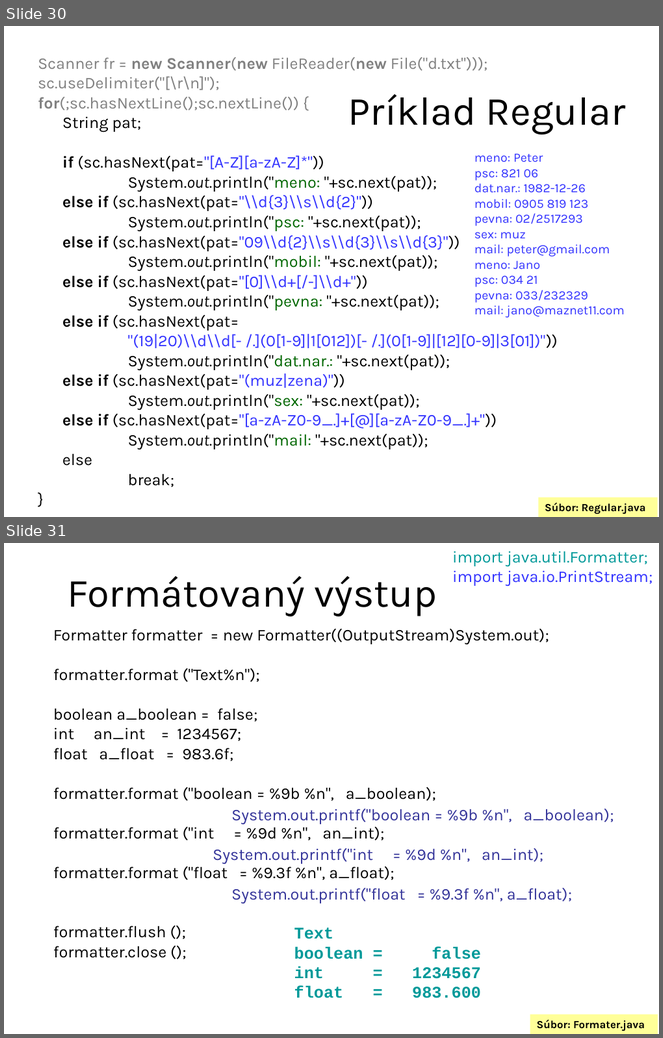
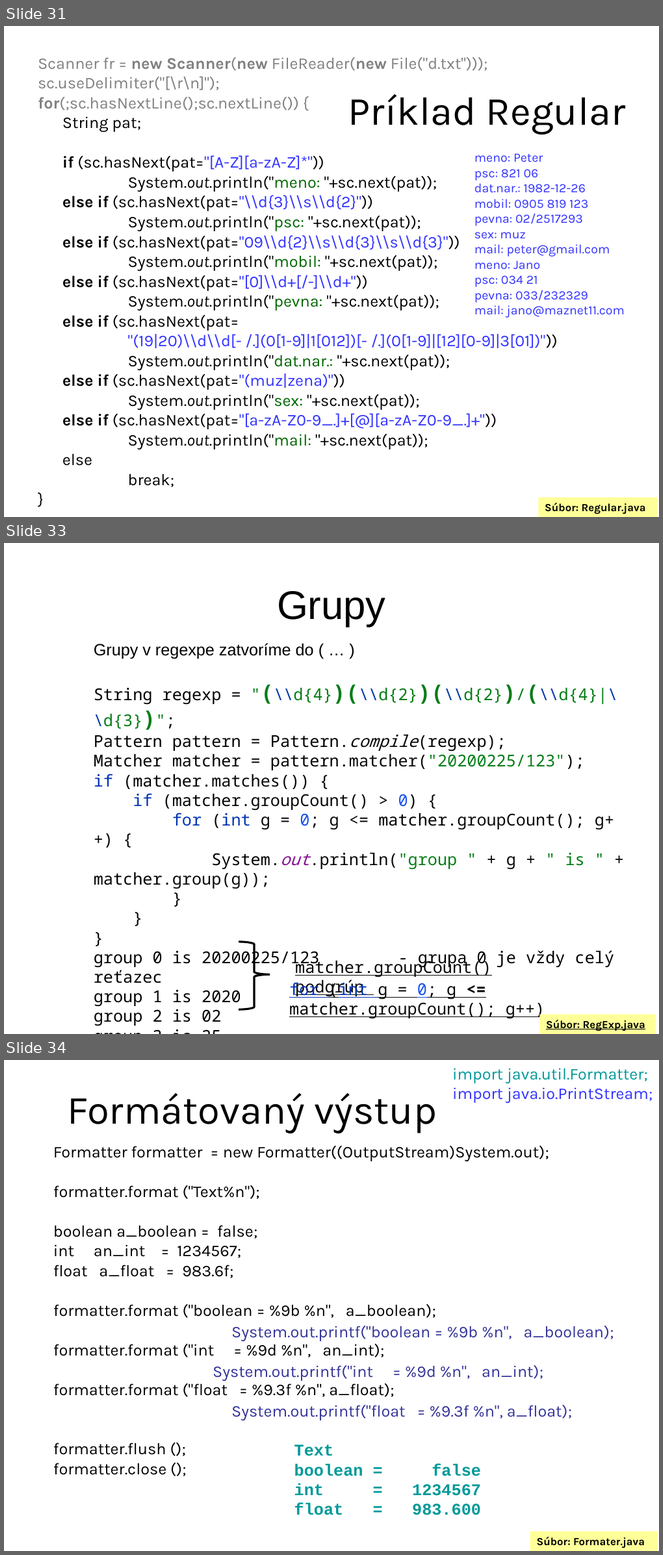
Before and after one commit to Programovanie4/Prednasky, a slide deck: 08/08_java.ppt. Shown one above the other, each under a label of ours: slides 30 and 31 before the commit, slides 31, 33 and 34 after it; the slides between them are not shown. The pictures are 663x1038 and 663x1555 pixels, drawn with LibreOffice and Linux fonts; fonts in the diff are those of the drawing. Boxes give left, top, right and bottom in pixels: in the first picture for what was removed or moved away, otherwise in the second. Text is boxed around its words. In the diff, an @@ line names an element or a change of style, - is before the commit and + after.

```diff
--- a/08/08_java.ppt
+++ b/08/08_java.ppt
@@ slide 33 added at [4, 543, 659, 1034], background #FFFFFF @@
@@ title added at [277, 591, 386, 627], 44 pt, text #000000 @@
+Grupy
@@ text added at [94, 643, 618, 1026], 18 pt, text #000000 @@
+Grupy v regexpe zatvoríme do ( … )
+String regexp = "(\\d{4})(\\d{2})(\\d{2})/(\\d{4}|\\d{3})";
+Pattern pattern = Pattern.compile(regexp);
+Matcher matcher = pattern.matcher("20200225/123");
+if (matcher.matches()) {
+if (matcher.groupCount() > 0) {
+for (int g = 0; g <= matcher.groupCount(); g++) {
+System.out.println("group " + g + " is " + matcher.group(g));
+}
+}
+}
+group 0 is 20200225/123 - grupa 0 je vždy celý reťazec
+group 1 is 2020
+group 2 is 02
+group 3 is 25
+group 4 is 123
@@ freeform shape added at [239, 942, 269, 1010], outline #000000 2.24 pt @@
@@ text added at [295, 958, 492, 997], 18 pt, text #080808, underline @@
+matcher.groupCount() podgrúp
@@ text added at [289, 980, 545, 1019], 18 pt, text #080808, underline @@
+for (int g = 0; g <= matcher.groupCount(); g++)
@@ rectangle added at [540, 1015, 657, 1034], fill #FFFF99, 12 pt, text #000000, bold, underline @@
+Súbor: RegExp.java
@@ what was slide 30 is now slide 31 @@
@@ what was slide 31 is now slide 34 @@
```
Also in this commit, not shown: 4 slides changed, 2 other slides added, 5 other files.
